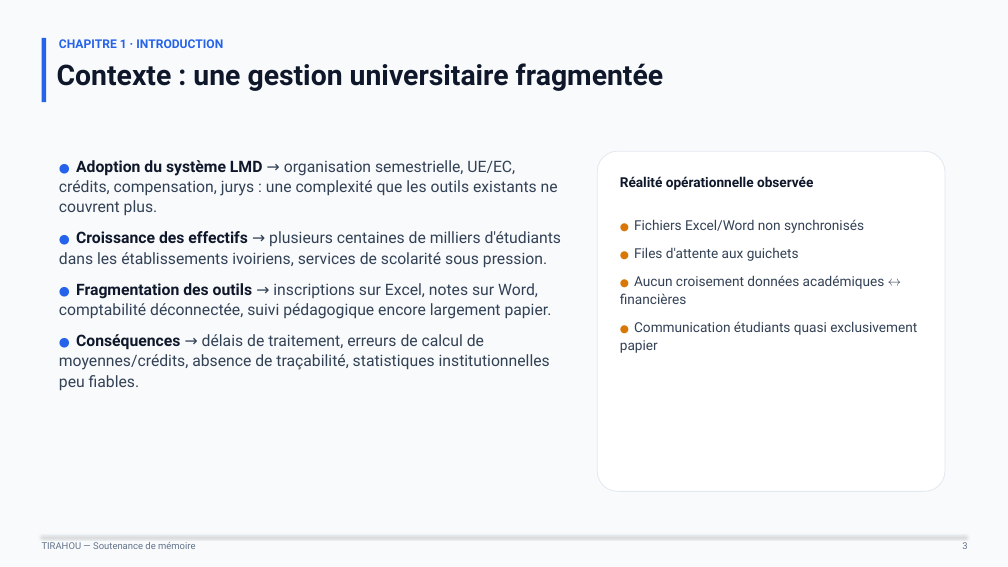
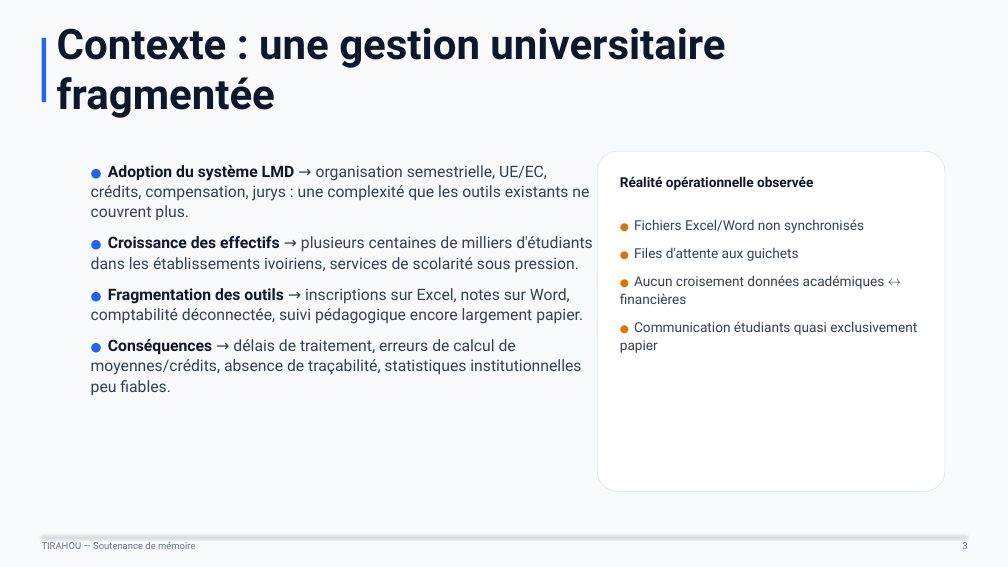
Before and after one commit to BabDIO/tirahou, a slide deck: slide 3 of TIRAHOU_Soutenance_Ali_Cisse.pptx. Drawn at 1008x567 pixels with LibreOffice and Linux fonts; fonts in the diff are those of the drawing. Boxes give left, top, right and bottom in pixels: in the first picture for what was removed or moved away, otherwise in the second. Text is boxed around its words. In the diff, an @@ line names an element or a change of style, - is before the commit and + after.

```diff
--- a/TIRAHOU_Soutenance_Ali_Cisse.pptx
+++ b/TIRAHOU_Soutenance_Ali_Cisse.pptx
@@ text "Contexte : une gestion universitaire ...": place and size @@
-text "Contexte : une gestion universitaire ..." at (57,63,663,91)
+text "Contexte : une gestion universitaire ..." at (57,28,725,118)
@@ text "Contexte : une gestion universitaire ..." at (57,28,725,118): size 27 to 40 pt @@
@@ text removed at (59,39,223,48) @@
-CHAPITRE 1 · INTRODUCTION
@@ text "● Adoption du système LMD ...": place and size @@
-text "● Adoption du système LMD ..." at (59,160,562,391)
+text "● Adoption du système LMD ..." at (91,165,593,396)
```
Also in this commit, not shown: 25 other slides changed, 6 slides added, 2 slides removed, 45 other files.
